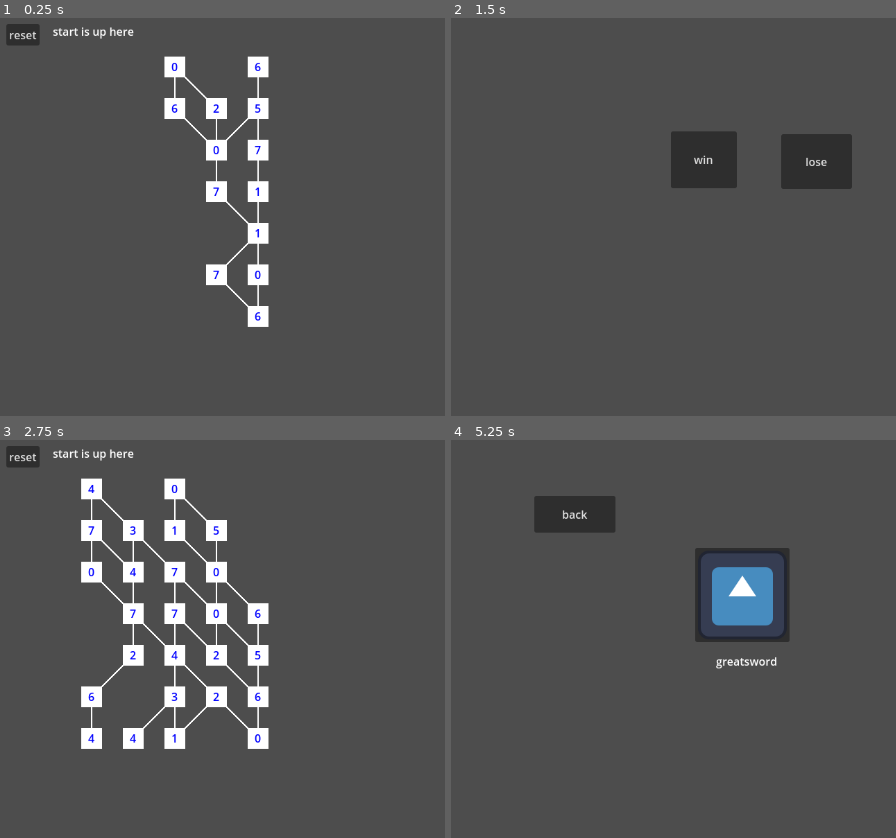
Above: before the commit, frames 1-4 (two rows, left to right).
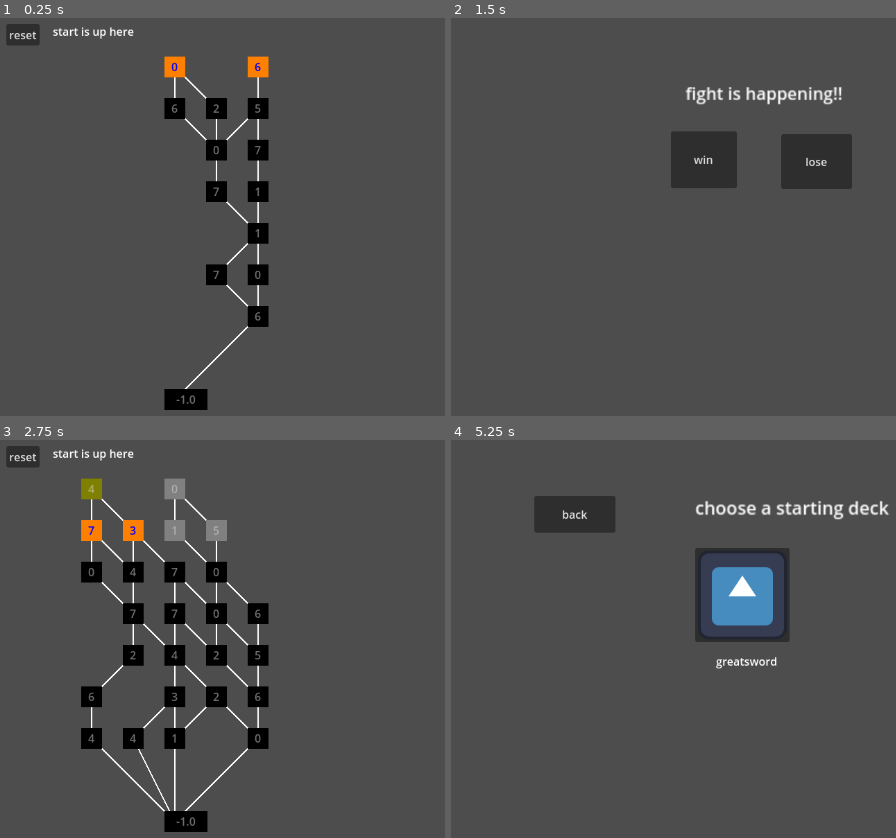
Above: after the commit, the same moments.

Repository: otamatoni/mhcards
Game: Godot game, scene res://Scenes/sceneSwitcher.tscn
Two runs of this game, one before a commit and one after it. Both use one fixed random seed, a clock stepped at 60 frames per second and the inputs below. The engine's default icon, where the game draws it, is replaced by a stand-in: a white triangle on a blue panel in a dark square.
Inputs:
- Up to frame 1 (0.25 s): no input
- Up to frame 2 (1.5 s): click "reset" at 0.5 s; click "4" at 1.25 s
- Up to frame 3 (2.75 s): click "win" at 2 s
- Up to frame 4 (5.25 s): click "7" at 2.75 s; click "lose" at 3.5 s; click "back to title screen" at 4.25 s; click "start button" at 5 s

The runs differ from the first frame. In frame 1, 4.0% of the frame differs, in the area x 36-61%, y 9-99%; in frame 2, 0.7%; in frame 3, 7.5%, in the area x 18-61%, y 9-99%; in frame 4, 0.8%.

Commit message:
added logic for path choosing, disabling unreachable nodes, and boss node

Diff:
--- a/Scenes/battle.tscn
+++ b/Scenes/battle.tscn
@@ -23,4 +23,12 @@
 text = "lose"
 script = ExtResource("2_1ruyk")
 
+[node name="Label" type="Label" parent="CanvasLayer"]
+offset_left = 341.0
+offset_top = 95.0
+offset_right = 489.0
+offset_bottom = 118.0
+scale = Vector2(1.535, 1.535)
+text = "fight is happening!!"
+
 [connection signal="button_up" from="CanvasLayer/Lose" to="CanvasLayer/Lose" method="_on_button_up"]
--- a/Scenes/deckSelect.tscn
+++ b/Scenes/deckSelect.tscn
@@ -40,5 +40,14 @@
 text = "back"
 script = ExtResource("2_euotc")
 
+[node name="Label" type="Label" parent="."]
+layout_mode = 0
+offset_left = 355.0
+offset_top = 83.0
+offset_right = 528.0
+offset_bottom = 106.0
+scale = Vector2(1.615, 1.615)
+text = "choose a starting deck"
+
 [connection signal="button_up" from="GSButton" to="GSButton" method="_on_button_up"]
 [connection signal="button_up" from="BackButton" to="BackButton" method="_on_button_up"]
--- a/Scenes/scene_switcher.gd
+++ b/Scenes/scene_switcher.gd
@@ -4,21 +4,22 @@
 @export var max_trials = 2
 @export var num_starting_nodes = 2
 @onready var current_scene = $Map
+var final_nodes = []
 
 # needed for Map scene
 @export var num_layers = 7 # height
 @export var nodes_per_layer = 5 # width
 var map = []
 var paths = {}
-var map_gui_positions = []
 
 func _ready() -> void:
 	generate_map()
 	load_map()
 
-# handles when a node is pressed
-func handle_node_is_up(node_id) -> void:
-	print('scene switcher got node_is_up with node id ', node_id)
+# handles when a node is pressed, switch to battle scene
+func handle_node_is_up(node_id, node_position) -> void:
+	print('scene switcher got node id ', node_id, ' at pos ', node_position)
+	update_map(node_position)
 	var next_scene = preload("res://Scenes/battle.tscn").instantiate()
 	add_child(next_scene)
 	var win_button = next_scene.get_node("CanvasLayer/Win")
@@ -51,8 +52,7 @@
 		starting_nodes.append(temp.pop_at(index))
 	starting_nodes.sort()
 	for s in starting_nodes:
-		map[s[0]][s[1]][1] = 1
-
+		map[s[0]][s[1]][1] = 3
 
 	# start pathing
 	var frontier = []
@@ -65,7 +65,7 @@
 	var current_layer = 0
 	frontier.append_array(starting_nodes)
 
-	# reverse BFS somewhat
+	# reverse A* somewhat
 	while not frontier.is_empty():
 		possible_nodes.clear()
 		current_node = frontier.pop_front()
@@ -100,6 +100,23 @@
 				if not frontier.has(node):
 					frontier.append(node)
 
+		# add final pre-boss nodes to final_nodes
+		else:
+			for node in paths[current_node_str]:
+				if not final_nodes.has(node):
+					final_nodes.append(node)
+
+	# append boss node
+	row = []
+	row.resize(nodes_per_layer)
+	row.fill(Vector2(0, 0))
+	map.append(row)
+	map[num_layers][0] = Vector2(-1, 1)
+	for n in final_nodes:
+		paths[var_to_str(n)] = [[num_layers, 0]]
+	num_layers += 1
+
+
 # loap map into scene
 func load_map() -> void:
 	# pre load scene
@@ -110,10 +127,28 @@
 	next_scene.num_layers = num_layers
 	next_scene.map = map
 	next_scene.paths = paths
-	next_scene.map_gui_positions = map_gui_positions
 
 	# add child to SceneSwitcher
 	add_child(next_scene)
 	current_scene.queue_free()
 	current_scene = next_scene
 	current_scene.connect('node_is_up', handle_node_is_up)
+
+# update map after node clicked
+func update_map(node_position) -> void:
+	# marking past nodes
+	for i in nodes_per_layer:
+		# nodes in the same layer
+		if map[node_position[0]][i][1] != 0:
+			map[node_position[0]][i][1] = 2
+		# unreachable nodes in the next layer
+		if node_position[0]+1 < num_layers and map[node_position[0]+1][i][1] != 0:
+			map[node_position[0]+1][i][1] = 2
+
+	# mark the selected node as previous selected
+	map[node_position[0]][node_position[1]][1] = 4
+
+	# mark reachable nodes as selectable
+	if paths.has(var_to_str(node_position)):
+		for n in paths[var_to_str(node_position)]:
+			map[n[0]][n[1]][1] = 3
--- a/Scripts/map_drawer.gd
+++ b/Scripts/map_drawer.gd
@@ -2,18 +2,17 @@
 
 var nodes_per_layer = 5 # width
 var num_layers = 7 # height
-var map = []
+var map = [] # 0 = no node, 1 = valid node, 2 = past node, 3 = selectable node, 4 = past selected node; SHUD MAKE ENUM
 var paths = {}
 var map_gui_positions = []
 
 var square_size = 30
-signal node_is_up(node_id)
+signal node_is_up(node_id, node_position)
 
 # draws map with params from SceneSwitcher
 func _ready() -> void:
+	# initialize map_gui_positions
 	var row
-
-	# draw on gui
 	for i in range(num_layers):
 		row = []
 		row.resize(nodes_per_layer)
@@ -21,38 +20,61 @@
 		map_gui_positions.append(row)
 
 	# styles for buttons
-	var disabled_color = StyleBoxFlat.new()
-	disabled_color.bg_color = Color(0.5, 0.5, 0.5)
-	var normal_color = StyleBoxFlat.new()
-	normal_color.bg_color = Color(1, 1, 1)
+	var future_node_color = StyleBoxFlat.new()
+	future_node_color.bg_color = Color(0, 0, 0)
+	var previous_selected_color = StyleBoxFlat.new()
+	previous_selected_color.bg_color = Color(0.5, 0.5, 0)
+	var clickable_color = StyleBoxFlat.new()
+	clickable_color.bg_color = Color(1, 0.5, 0)
+	var past_node_color = StyleBoxFlat.new()
+	past_node_color.bg_color = Color(0.5, 0.5, 0.5)
+
 	var hover_color = StyleBoxFlat.new()
-	hover_color.bg_color = Color(0, 1, 0)
+	hover_color.bg_color = Color(1, 0.75, 0)
 	var pressed_color = StyleBoxFlat.new()
-	pressed_color.bg_color = Color(1, 1, 0)
+	pressed_color.bg_color = Color(1, 0.5, 0.25)
 
 	# draw nodes as buttons
 	for y in range(num_layers):
 		for x in range(nodes_per_layer):
-			if map[y][x][1] == 1:
+			if map[y][x][1] != 0:
 				var node = Button.new()
 
-				node.add_theme_stylebox_override('disabled', disabled_color)
-				node.add_theme_stylebox_override('normal', normal_color)
+				# button functionality
+				node.button_up.connect(node_up.bind(map[y][x][0], [y, x]))
+				node.size = Vector2(square_size, square_size)
+				node.focus_mode = Control.FOCUS_NONE
+				node.text = var_to_str(map[y][x][0])
+
+				# button styles
+				node.add_theme_stylebox_override('disabled', future_node_color)
+				node.add_theme_stylebox_override('normal', clickable_color)
 				node.add_theme_stylebox_override('hover', hover_color)
 				node.add_theme_stylebox_override('pressed', pressed_color)
-				node.button_up.connect(node_up.bind(map[y][x][0]))
-				node.size = Vector2(square_size, square_size)
-				node.disabled = false
-				node.focus_mode = Control.FOCUS_NONE
-				node.text = var_to_str(map[y][x][0])
 				# only the font_color works atm
 				node.add_theme_color_override('font_color_disabled', Color(0, 0, 1))
 				node.add_theme_color_override('font_color', Color(0, 0, 1))
 				node.add_theme_color_override('font_color_hover', Color(0, 0, 1))
 				node.add_theme_color_override('font_color_pressed', Color(0, 0, 1))
 
+				# node selectability logic
+				node.disabled = true
+				if map[y][x][1] == 2:
+					node.add_theme_stylebox_override('disabled', past_node_color)
+				elif map[y][x][1] == 3:
+					node.disabled = false
+				elif map[y][x][1] == 4:
+					node.add_theme_stylebox_override('disabled', previous_selected_color)
+
 				add_child(node)
-				node.position = Vector2((x+2) * square_size*2, (y+1) * square_size*2)
+
+				# special properties for boss node
+				if y+1 == num_layers:
+					node.size = Vector2(square_size + 32, square_size)
+					var boss_x = (((nodes_per_layer+1) * square_size*2)+(4 * square_size))/2
+					node.position = Vector2(boss_x, (num_layers+1) * square_size*2)
+				else:
+					node.position = Vector2((x+2) * square_size*2, (y+1) * square_size*2)
 				map_gui_positions[y][x] = node.position
 
 
@@ -72,5 +94,5 @@
 			draw_line(pos_from, pos_to, Color(1, 1, 1), 2)
 
 # each node/button emits signal when pressed
-func node_up(node_id) -> void:
-	emit_signal("node_is_up", node_id)
+func node_up(node_id, node_position) -> void:
+	emit_signal("node_is_up", node_id, node_position)
